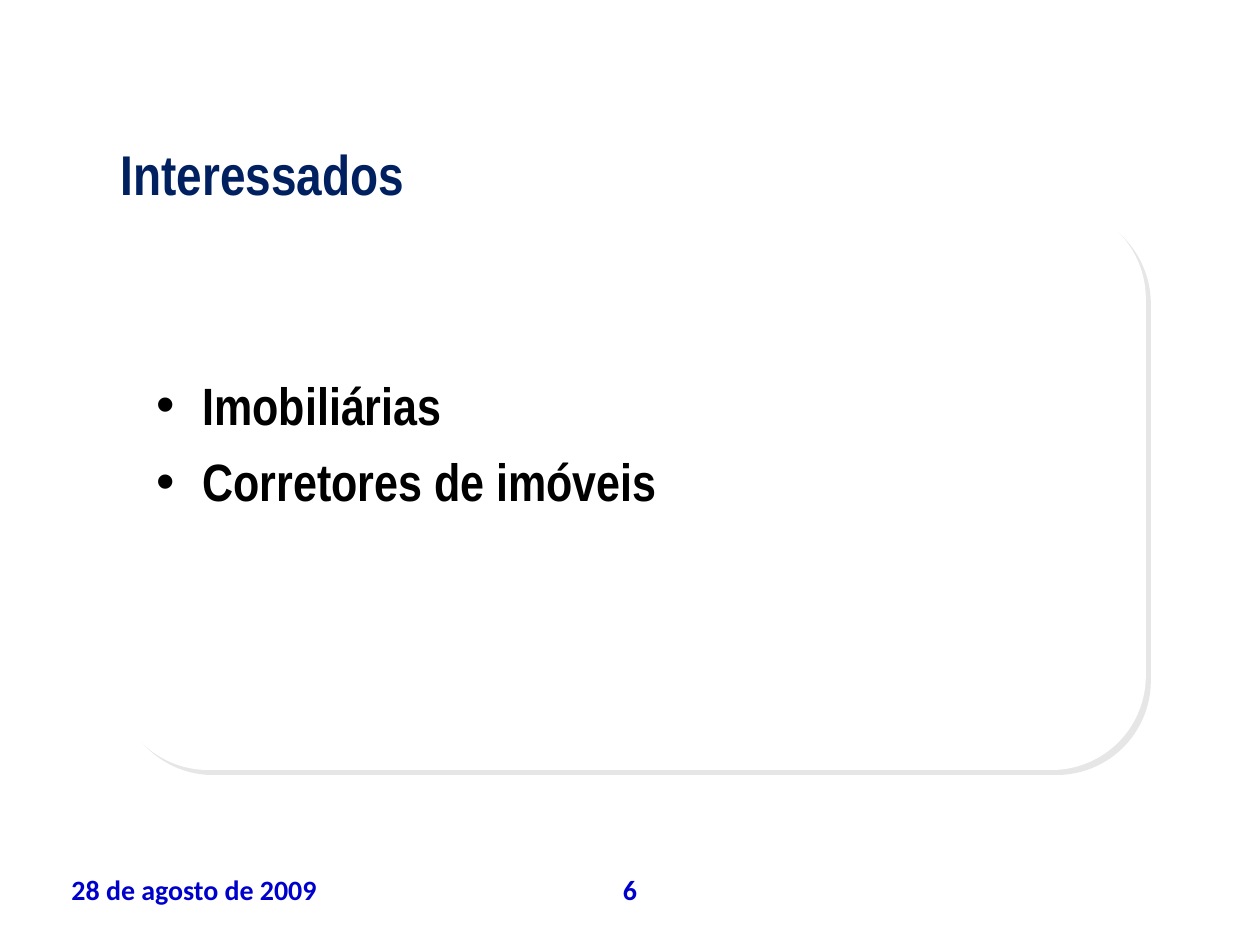
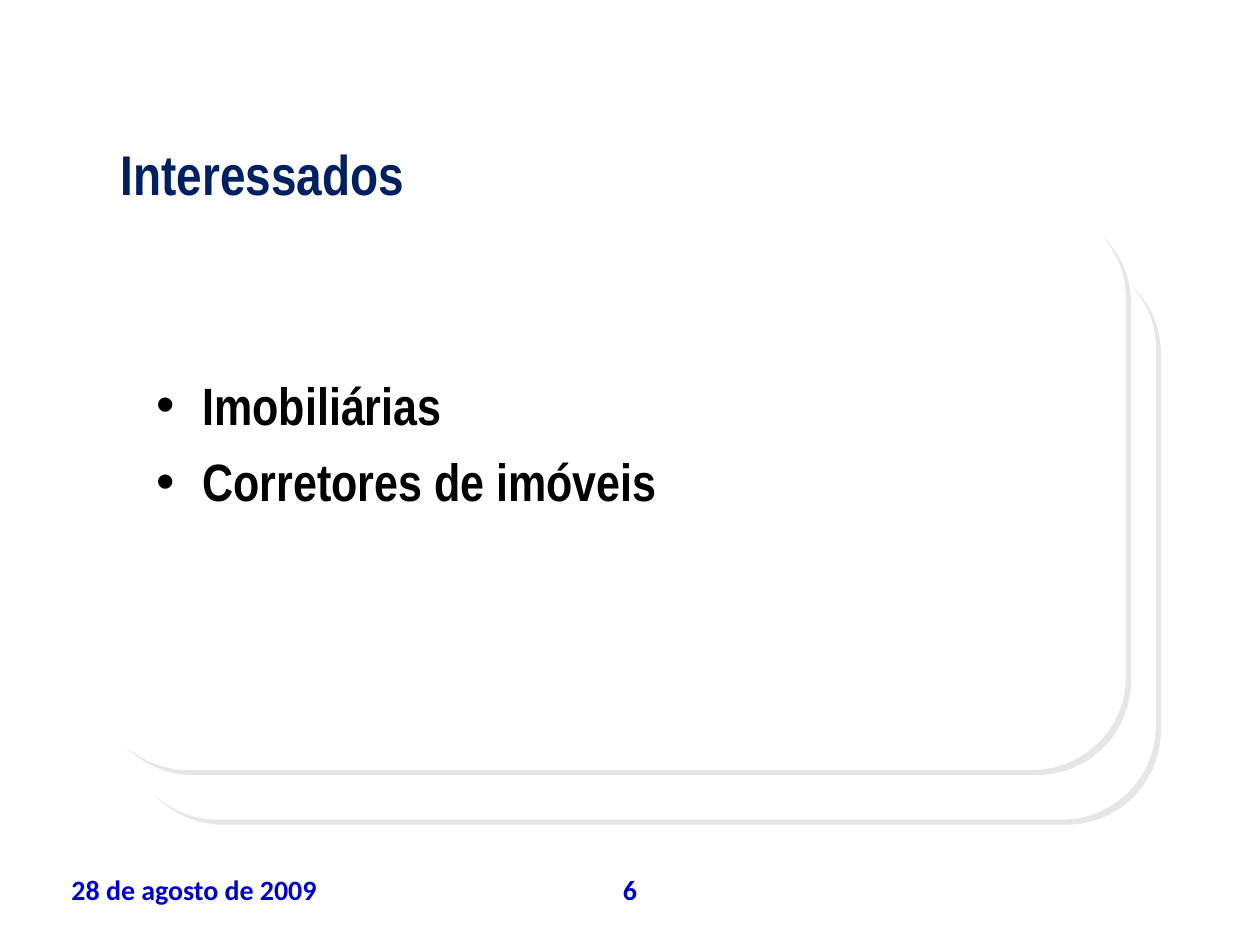
Before and after one commit to leoevaristo/psa20092, a slide deck: slide 6 of ARTEFATOS/TAP_apresentacao.ppt. Drawn at 1260x945 pixels with LibreOffice and Linux fonts; fonts in the diff are those of the drawing; background and template pictures are left out. Boxes give left, top, right and bottom in pixels: in the first picture for what was removed or moved away, otherwise in the second. Text is boxed around its words. In the diff, an @@ line names an element or a change of style, - is before the commit and + after.

```diff
--- a/ARTEFATOS/TAP_apresentacao.ppt
+++ b/ARTEFATOS/TAP_apresentacao.ppt
@@ rounded rectangle: place and size @@
-rounded rectangle at <box>113,204,1145,770</box>
+rounded rectangle at <box>94,204,1126,770</box>
@@ rounded rectangle added at <box>123,255,1155,820</box>, fill #FFFFFF @@
```
Also in this commit, not shown: 24 other slides changed.
